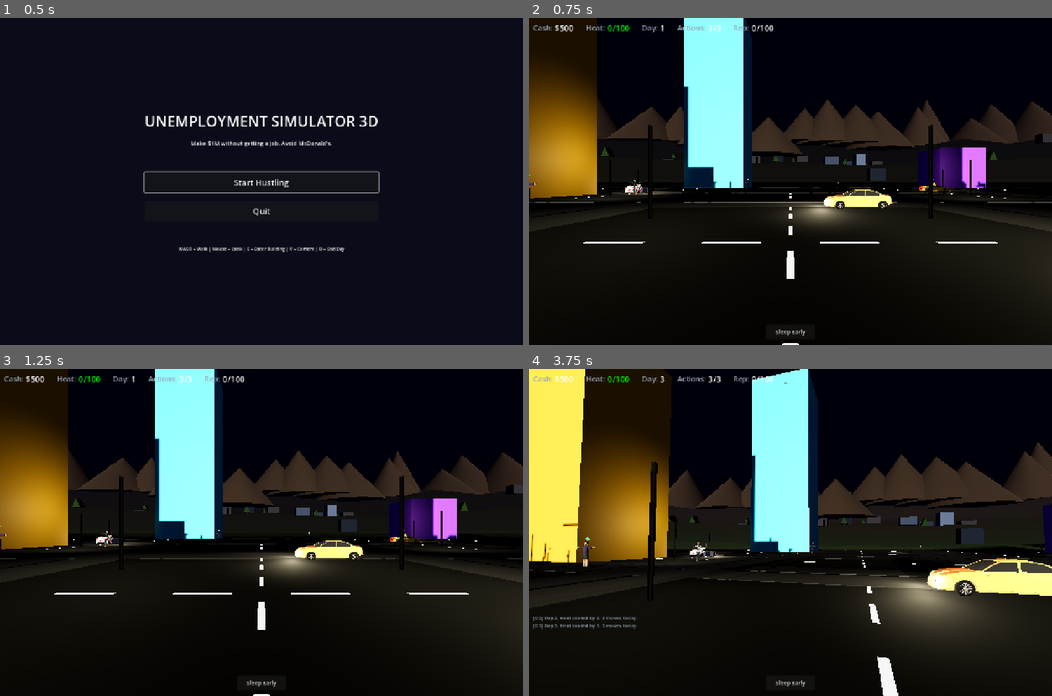
Above: before the commit, frames 1-4 (two rows, left to right).
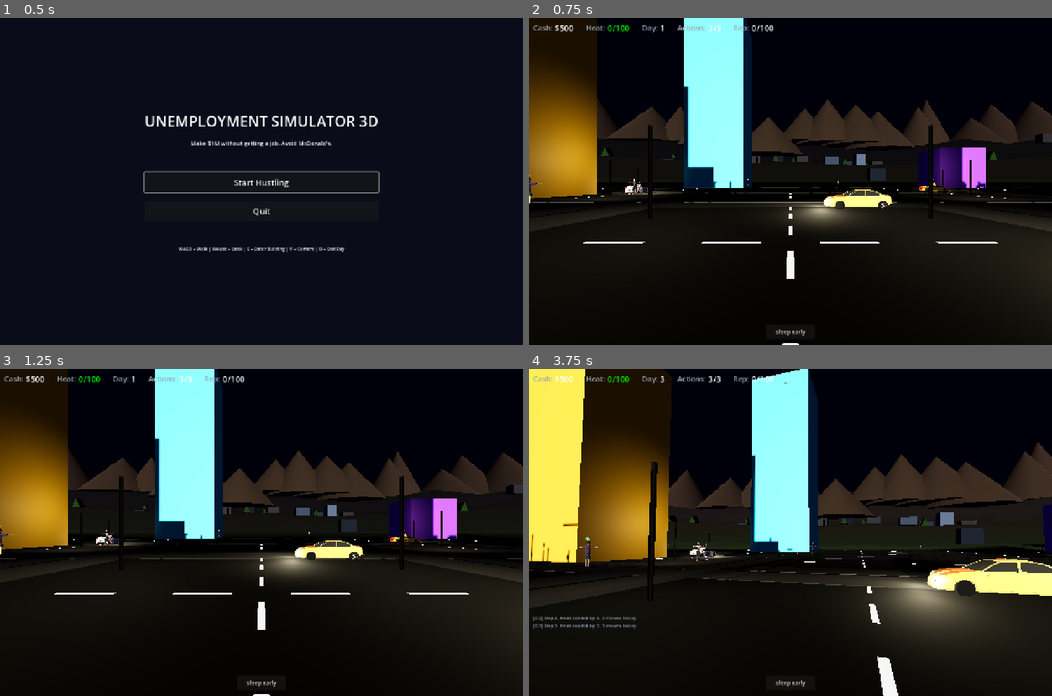
Above: after the commit, the same moments.

Repository: buttergolemcode/unemploymentsimulator
Game: Godot game, scene res://scenes/MainMenu.tscn
Same seed, same stepped clock (60 frames per second), same inputs: the game is played once before the commit and once after it.
Inputs (mouse positions are in pixels of both pictures, inside the frame that each line leads up to):
- Up to frame 1 (0.5 s): no input
- Up to frame 2 (0.75 s): click "Start Hustling" at 0.5 s
- Up to frame 3 (1.25 s): no input
- Up to frame 4 (3.75 s): click "Sleep Early" at 1.25 s; click "OK" at 2 s; tap Enter at 2.75 s; move the mouse to (816, 532) at 2.77 s; hold W from 2.78 s (still down); tap V at 2.85 s; click (816, 532) at 2.92 s; tap Space at 3.02 s; move the mouse to (764, 532) at 3.52 s; tap E at 3.6 s

Frame 1 is identical in both runs. In frame 2, 0.1% of the frame differs, in the area x 0-87%, y 48-59%; in frame 3, less than 0.1%; in frame 4, 0.2%, in the area x 2-98%, y 52-70%.

Commit message:
Fix: NPC orientation (was backwards) + re-enable front-wheel steering
Bug 1: NPCs walking sideways/backwards
- Root cause: My previous fix REMOVED the instance.rotation.y = PI, but
  that was wrong. Quaternius characters face -Z by default (Godot's
  forward convention), but the NPC movement code uses
  facing = atan2(dx, dz) which assumes +Z is forward. Without the PI
  rotation, the mesh faced opposite to the movement direction.
- Fix: Restore instance.rotation.y = PI in NPC.gd AND PlayerController.gd.
  Now: mesh faces +Z (movement direction), NPC walks forward correctly.
- T-pose remains (no animations in Modular Characters pack — that's expected).

Bug 2: Front wheels don't turn when steering (regression from earlier fix)
- Root cause: I disabled ALL wheel animation for FBX models to fix the
  glitching. That also killed the steering animation the user wanted.
- Fix: Re-enable front-wheel STEERING for all models (box + FBX).
  - wheel.rotation.y = lerp(...) only overwrites the Y component of rotation,
    preserving the wheel's baked X/Z orientation (which keeps it upright).
  - This is safe — Y rotation is what real cars use for steering.
- Wheel SPIN (rotate_x) still disabled for FBX models. Only box-mesh
  fallback uses spin animation. Spin was the actual cause of the glitching
  because rotate_x() accumulates on top of baked orientation.

Result:
- NPCs: walk forward in movement direction (still T-pose, but oriented correctly)
- Cars: front wheels visibly turn left/right when steering (for all car models)

Diff:
--- a/godot/scripts/NPC.gd
+++ b/godot/scripts/NPC.gd
@@ -44,9 +44,10 @@
 		# Quaternius characters are roughly 1.8m tall, scale to match our collision
 		instance.scale = Vector3(1.0, 1.0, 1.0)
 		# Rotate to face forward (FBX may have different default orientation)
-		# Note: Quaternius characters face -Z by default (forward in Godot),
-		# so no rotation needed. If a model faces +Z, add PI here.
-		# instance.rotation.y = PI  # uncomment if model faces wrong way
+		# Quaternius characters face -Z by default (forward in Godot).
+		# Our NPC movement uses facing = atan2(dx, dz) which assumes +Z forward.
+		# So we rotate the model by PI to align mesh with movement direction.
+		instance.rotation.y = PI
 		mesh.add_child(instance)
 		# Add merchant badge if applicable
 		if is_merchant:
--- a/godot/scripts/PlayerController.gd
+++ b/godot/scripts/PlayerController.gd
@@ -200,8 +200,10 @@
         if packed_scene != null:
                 var instance = packed_scene.instantiate()
                 instance.scale = Vector3(1.0, 1.0, 1.0)
-                # Quaternius characters face -Z by default, no rotation needed
-                # instance.rotation.y = PI  # uncomment if model faces wrong way
+                # Quaternius characters face -Z by default (forward in Godot).
+                # Rotate by PI to align mesh with player's movement direction
+                # (player movement uses -Z forward convention).
+                instance.rotation.y = PI
                 mesh_node.add_child(instance)
                 return
 
--- a/godot/scripts/Vehicle.gd
+++ b/godot/scripts/Vehicle.gd
@@ -288,25 +288,29 @@
 	# setting rotation.y breaks the orientation and the wheels glitch
 	# into the car body. We skip animation until proper pivot-node setup
 	# is implemented.
+	# Front-wheel steering: turn front wheels left/right based on steer input.
+	# This works for BOTH box-mesh fallback AND real FBX models because
+	# wheel.rotation.y = X only overwrites the Y component, preserving the
+	# wheel's baked X/Z orientation (e.g. cylinder rotated for visual alignment).
+	var steer_visual_factor: float
+	if abs_speed < 1.0:
+		steer_visual_factor = 1.0
+	elif abs_speed < 5.0:
+		steer_visual_factor = 1.0
+	else:
+		steer_visual_factor = clamp(1.0 - (abs_speed - 5.0) / 17.0, 0.3, 1.0)
+	var target_steer_angle = current_steer * 0.5 * steer_visual_factor
+	for wheel in _front_wheels:
+		# Only set Y rotation, preserve X and Z (which keep wheel upright)
+		wheel.rotation.y = lerp(wheel.rotation.y, target_steer_angle, delta * 8.0)
+
+	# Wheel spin (X-axis rotation): ONLY for box-mesh fallback.
+	# For real FBX models, rotate_x() would accumulate on top of baked
+	# orientation and cause wheels to clip into the body.
 	if _use_box_mesh:
-		# Wheel spin: rotate around local X axis based on speed
-		var spin_rate = speed * 3.0  # rad/s, tuned for visual feel
+		var spin_rate = speed * 3.0
 		for wheel in _wheel_nodes:
 			wheel.rotate_x(spin_rate * delta)
-
-		# Front wheel steering: turn front wheels left/right based on steer input.
-		# Realistic max steering angle ~30 degrees at full lock (low speed),
-		# reduced at high speed for stability.
-		var steer_visual_factor: float
-		if abs_speed < 1.0:
-			steer_visual_factor = 1.0
-		elif abs_speed < 5.0:
-			steer_visual_factor = 1.0
-		else:
-			steer_visual_factor = clamp(1.0 - (abs_speed - 5.0) / 17.0, 0.3, 1.0)
-		var target_steer_angle = current_steer * 0.5 * steer_visual_factor
-		for wheel in _front_wheels:
-			wheel.rotation.y = lerp(wheel.rotation.y, target_steer_angle, delta * 8.0)
 
 	# Body roll: lean into turns based on steer input and speed
 	# More speed + more steer = more roll. Cap at small angle for subtlety.
Not shown, added: scripts/patch_fix2.py
